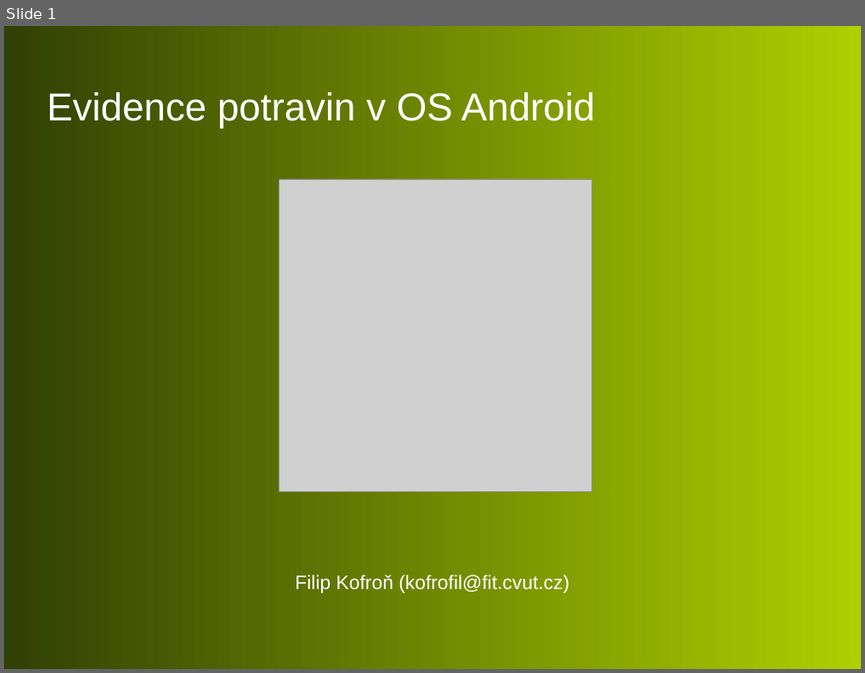
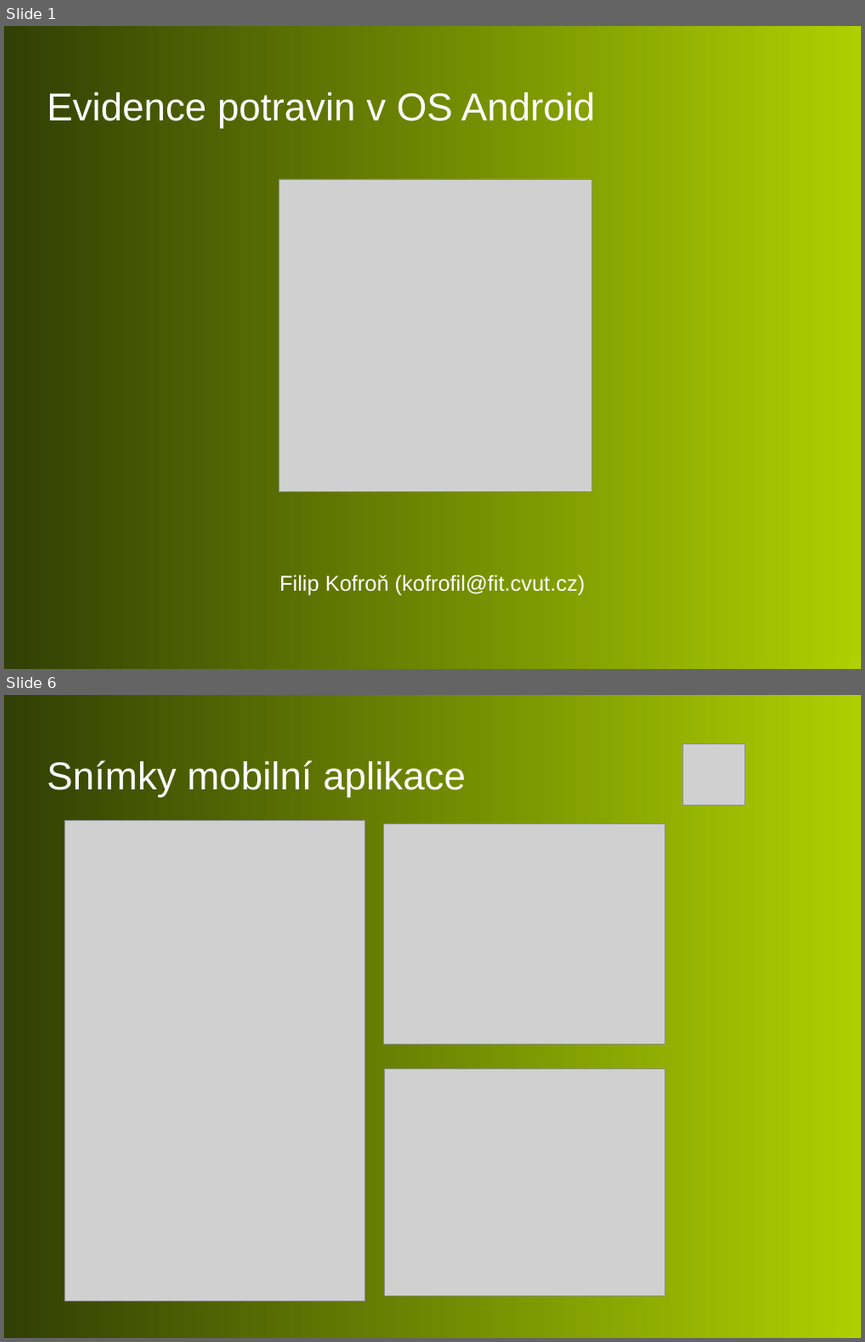
Before and after one commit to filipkofron/finals, a slide deck: obhajoba_filip_kofron.odp. Shown one above the other, each under a label of ours: slide 1 before the commit, slides 1 and 6 after it; the slides between them are not shown. The pictures are 865x673 and 865x1342 pixels, drawn with LibreOffice and Linux fonts; fonts in the diff are those of the drawing; grey boxes stand for pictures; background and template pictures are left out. Boxes give left, top, right and bottom in pixels: in the first picture for what was removed or moved away, otherwise in the second. Text is boxed around its words. In the diff, an @@ line names an element or a change of style, - is before the commit and + after.

```diff
--- a/obhajoba_filip_kofron.odp
+++ b/obhajoba_filip_kofron.odp
@@ slide 6 added at [4, 695, 861, 1338], background picture (left out) @@
@@ picture added at [683, 744, 745, 805] @@
@@ title added at [46, 760, 466, 798], 36 pt, text #FFFFFF @@
+Snímky mobilní aplikace
@@ picture added at [65, 821, 365, 1301] @@
@@ picture added at [383, 823, 664, 1043] @@
@@ picture added at [384, 1068, 664, 1296] @@
@@ slide 1 changed as well @@
@@ text "Filip Kofroň (kofrofil@fit.cvut.cz)" at [279, 574, 585, 596]: size 18 to 20 pt @@
```
Also in this commit, not shown: 6 other slides added.
